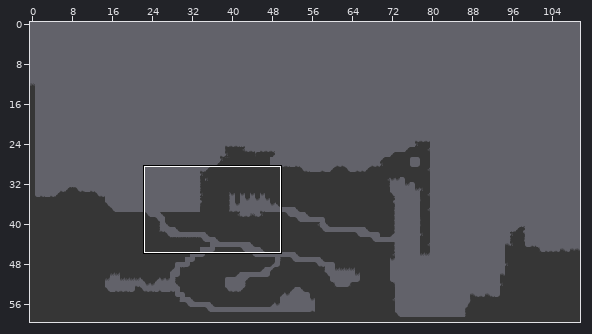
Two versions of a level (Tiled map (JSON), res/tilemaps/water_level.json). Above: a wide view before the commit, with the close-up outlined.
Close-up. Earlier state:
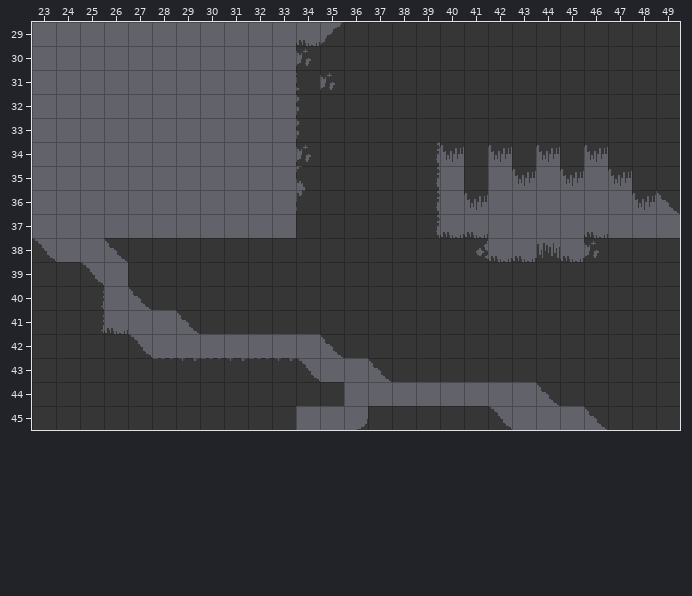
Cells are 16x16 px. Shown: x 23..49, y 29..45. The commit also changed other parts of the map, which this record leaves out.
And afterwards:
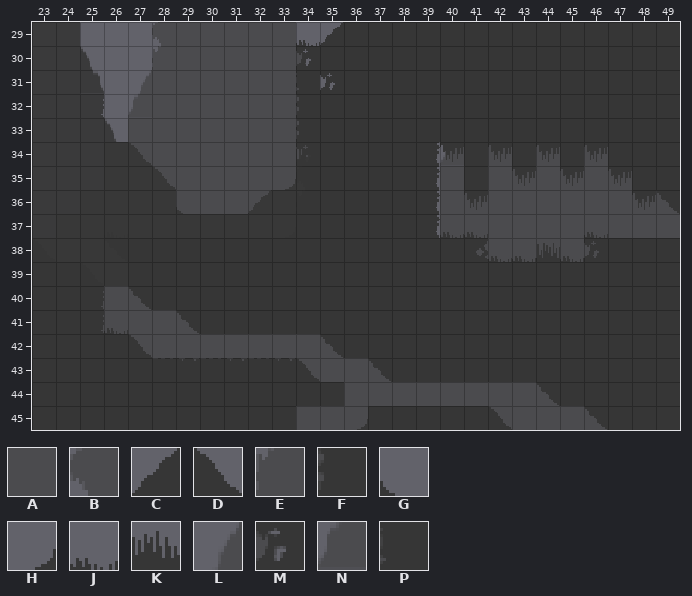
Key: from "mininicular": A 0, B 4, C 6, D 7, E 8, F 17, G 18, H 19, J 26, K 36, L 38, M 39, N 42, P 43.
_ is an empty cell.
Tiles of an added or newly shown layer are drawn over the layers below it.
See-through tiles are keyed as they look on the map.
Edits made:
Layer "-2" (now shown):
The edit adds tile A in rows 29 to 30 at x 29 to 33; in rows 31 to 32 at x 28 to 33; in row 33 at x 27 to 34; in row 34 at x 26 to 34, 42, 44 and 46; in row 35 at x 26 to 34, 40 and 42 to 47; in row 36 at x 25 to 34 and 40 to 49.
The edit adds tile A in row 37 at x 24 to 33 and 40 to 49; in row 38 at x 23 to 26 and 41 to 46; in row 39 at x 25 to 26; in row 40 at x 25 to 27; in row 41 at x 25 to 29; in row 42 at x 27 to 35.
The edit adds tile A in row 43 at x 28 to 37; in row 44 at x 36 to 44; in row 45 at x 34 to 36 and 42 to 46.
The edit adds tile B in row 29 at x 28.
The edit adds tile E in row 30 at x 28.
The edit adds tile F in row 32 at x 34.
The edit adds tile L in row 31 at x 27.
The edit adds tile M in row 30 at x 34.
The edit adds tile N in row 32 at x 27; in row 34 at x 40.
The edit adds tile P in row 31 at x 34.
Layer "-1" (now shown):
The edit adds tile A in rows 29 to 32 at x 23 to 24; in row 33 at x 23 to 25; in row 34 at x 23 to 26; in row 35 at x 23 to 27 and 34; in row 36 at x 23 to 28 and 33 to 34; in row 37 at x 23 to 33.
The edit adds tile A in row 38 at x 23 to 26; in row 39 at x 25 to 26.
The edit adds tile C in row 36 at x 32.
The edit adds tile D in row 34 at x 27; in row 35 at x 28.
The edit adds tile F in row 32 at x 25.
The edit adds tile G in row 36 at x 29.
The edit adds tile H in row 35 at x 33.
The edit adds tile K in row 34 at x 34.
The edit adds tile M in row 30 at x 25; in row 33 at x 26.
The edit adds tile P in row 31 at x 25.
Layer "0":
The edit adds tile H in row 37 at x 33.
The edit adds tile J in row 37 at x 26.
Changed places in both close-ups, as pixel boxes (x1, y1, x2, y2):
added: (32, 22, 680, 430)
